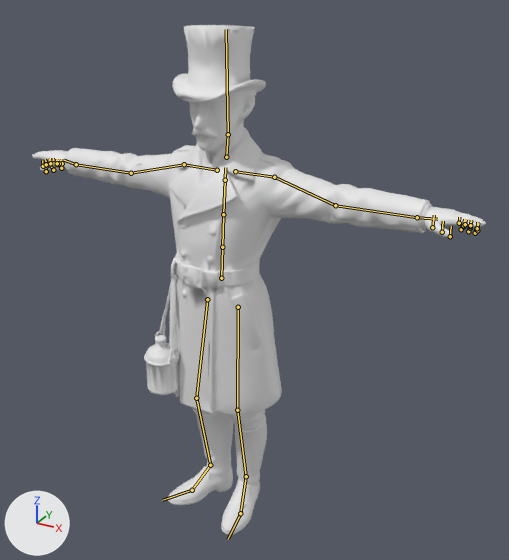
The glTF model assets/game/folk/lamplighter.glb: old version first, new version second.
Before and after are seen from a 50 mm camera at (1.174, -1.868, 1.93) aimed at (0.094, 0.096, 0.948). Lighting does not change. The marker at lower left points along +X, +Y and +Z. The picture after the commit comes second. Both versions are drawn at the pose saved in each file; the numbers are the values there. The bones that change, and the others that lie on the model, are drawn over the model as lines.

Names of what the first picture shows: 'char1'.
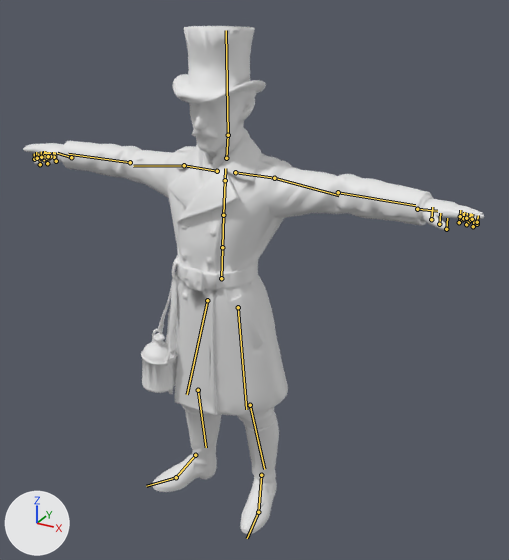
The edits, one by one:
Bone 'mixamorig:LeftArm' (bone_mixamorig_leftarm) turns from (0, 0, 0) to (-6, -1, 7) degrees about its own x, y and z.
Bone 'mixamorig:LeftForeArm' (bone_mixamorig_leftforearm) turns from (0, 0, 0) to (14, -1, 1) degrees about its own x, y and z.
Bone 'mixamorig:RightArm' (bone_mixamorig_rightarm) turns from (0, 0, 0) to (-6, 1, -4) degrees about its own x, y and z.
Bone 'mixamorig:RightForeArm' (bone_mixamorig_rightforearm) turns from (0, 0, 0) to (13, 2, -4) degrees about its own x, y and z.
Bone 'mixamorig:LeftUpLeg' (bone_mixamorig_leftupleg) turns from (0, 0, 0) to (3, 0, -4) degrees about its own x, y and z.
Bone 'mixamorig:RightUpLeg' (bone_mixamorig_rightupleg) turns from (0, 0, 0) to (0, -1, 6) degrees about its own x, y and z.
Bone 'mixamorig:RightLeg' (bone_mixamorig_rightleg) turns from (0, 0, 0) to (5, 0, 2) degrees about its own x, y and z.

Pixel boxes [x1, y1, x2, y2] of what changed, in the pictures (509 x 560 px):
'char1', posed
    before: [32, 25, 486, 535]
    after: [23, 26, 484, 534]
bone 'mixamorig:LeftArm', root to tip
    before: (274, 177) to (335, 205)
    after: (274, 178) to (339, 195)
bone 'mixamorig:LeftForeArm', root to tip
    before: (335, 205) to (417, 217)
    after: (338, 192) to (415, 205)
bone 'mixamorig:RightArm', root to tip
    before: (184, 164) to (131, 173)
    after: (184, 165) to (133, 166)
bone 'mixamorig:RightForeArm', root to tip
    before: (131, 173) to (76, 164)
    after: (130, 162) to (68, 154)
bone 'mixamorig:LeftUpLeg', root to tip
    before: (238, 307) to (237, 410)
    after: (238, 307) to (246, 409)
bone 'mixamorig:RightUpLeg', root to tip
    before: (207, 299) to (196, 398)
    after: (207, 300) to (187, 394)
bone 'mixamorig:RightLeg', root to tip
    before: (196, 398) to (210, 465)
    after: (198, 390) to (206, 447)
